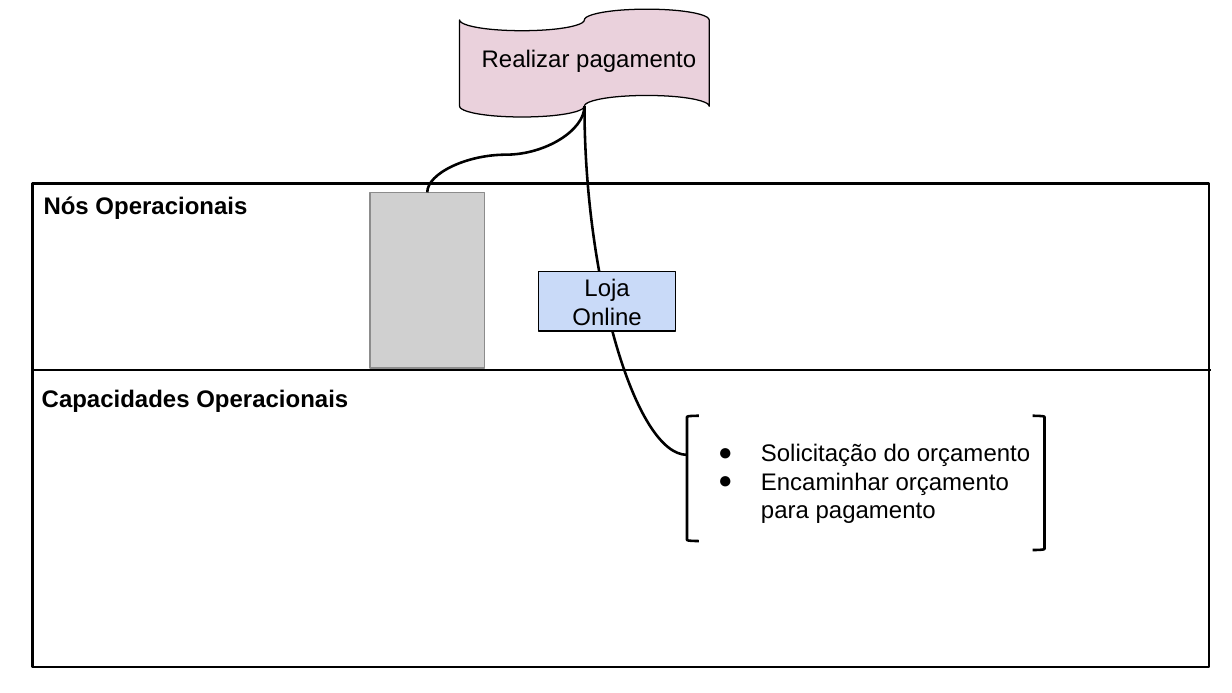
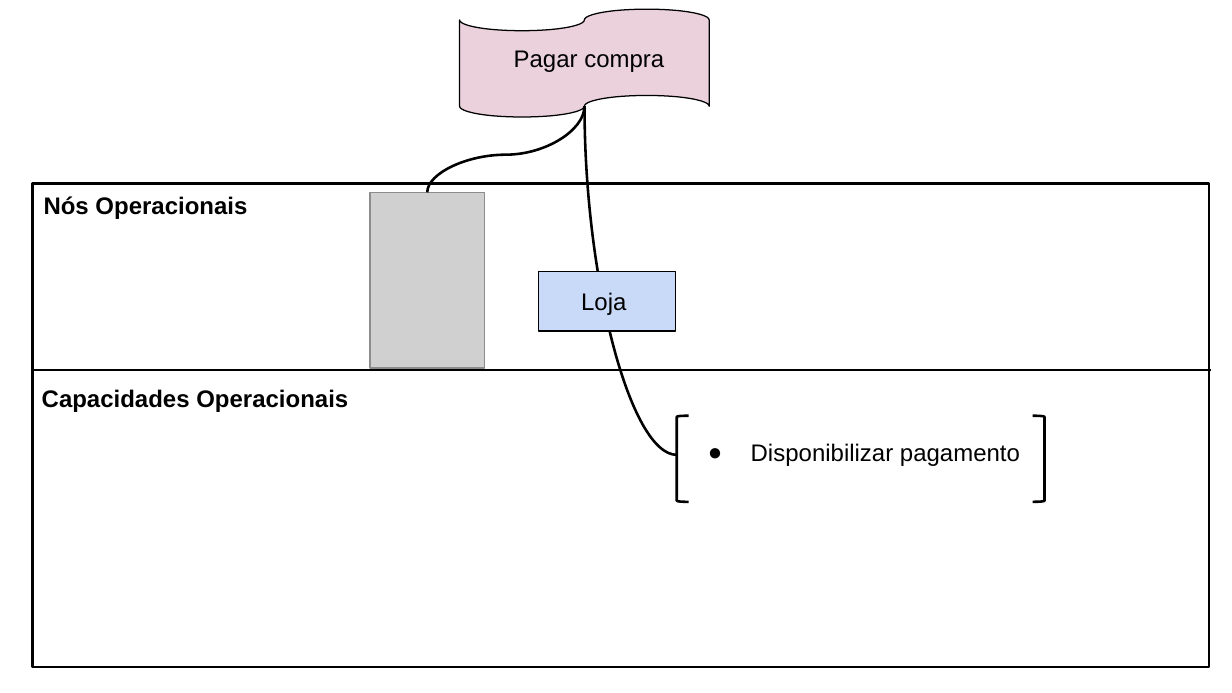
Before and after one commit to Vilela272/artefatos_OPE, a slide deck: slide 4 of 15. Arquitetura de negócio.pptx. Drawn at 1232x693 pixels with LibreOffice and Linux fonts; fonts in the diff are those of the drawing; grey boxes stand for pictures. Boxes give left, top, right and bottom in pixels: in the first picture for what was removed or moved away, otherwise in the second. Text is boxed around its words. In the diff, an @@ line names an element or a change of style, - is before the commit and + after.

```diff
--- a/15. Arquitetura de negócio.pptx
+++ b/15. Arquitetura de negócio.pptx
@@ text at <box>514,50,664,72</box>: text changed @@
-Realizar pagamento
+Pagar compra
@@ curved line moved from (584, 106) - (687, 455) to (584, 106) - (676, 455) @@
@@ text in rectangle at <box>581,292,626,315</box>: text changed @@
-Loja Online
+Loja
@@ left bracket: place and size @@
-left bracket at <box>687,415,700,541</box>
+left bracket at <box>676,415,689,501</box>
@@ right bracket: place and size @@
-right bracket at <box>1032,415,1045,549</box>
+right bracket at <box>1032,415,1045,501</box>
@@ text at <box>751,443,1020,466</box>: text changed @@
-● Solicitação do orçamento
-● Encaminhar orçamento para pagamento
+● Disponibilizar pagamento
```
Also in this commit, not shown: 5 other slides changed, 1 other file.
